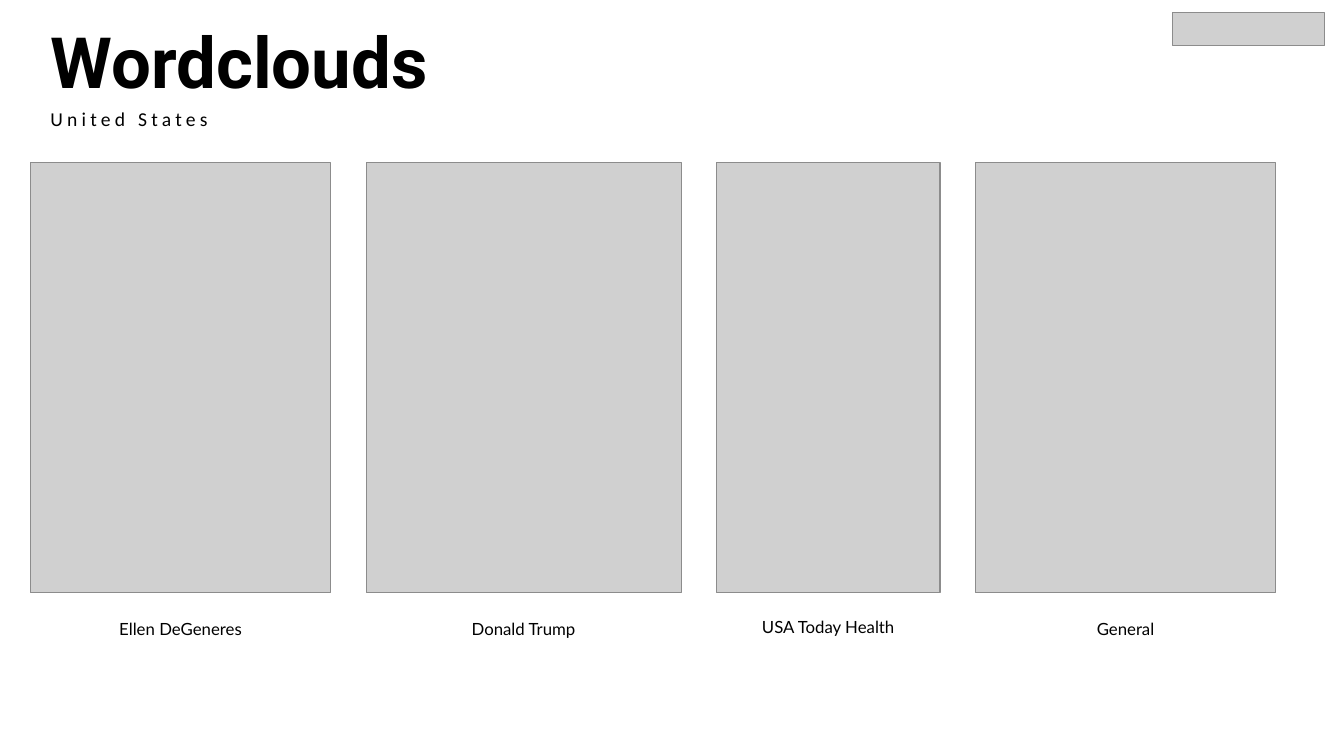
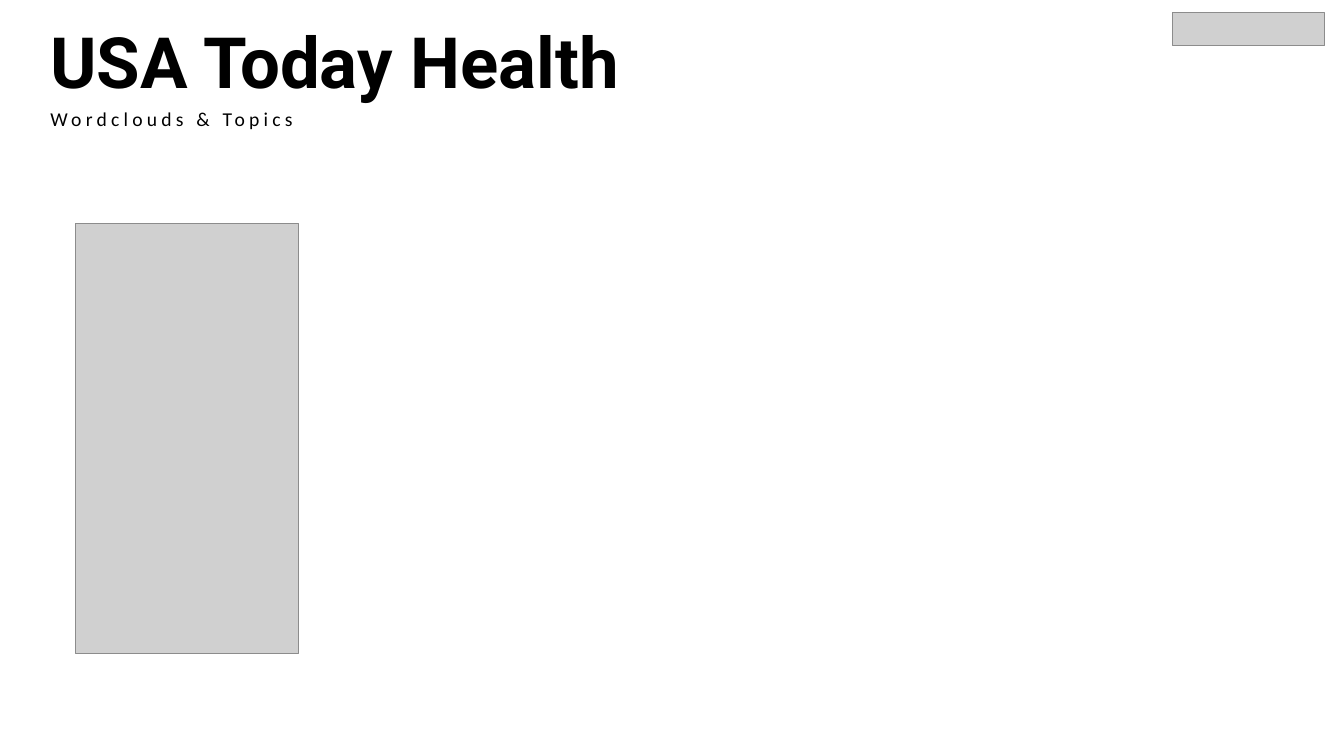
Before and after one commit to Franca97/Web_Data_and-_Digital_Analytics, a slide deck: slide 22 of Presentation.pptx (slide 19 before the commit). Drawn at 1344x756 pixels with LibreOffice and Linux fonts; fonts in the diff are those of the drawing; grey boxes stand for pictures. Boxes give left, top, right and bottom in pixels: in the first picture for what was removed or moved away, otherwise in the second. Text is boxed around its words. In the diff, an @@ line names an element or a change of style, - is before the commit and + after.

```diff
--- a/Presentation.pptx
+++ b/Presentation.pptx
@@ text at bbox=[50, 35, 618, 103]: text changed @@
-Wordclouds
+USA Today Health
@@ text at bbox=[50, 112, 207, 126]: text changed @@
-United States
+Wordclouds & Topics
@@ picture removed at bbox=[30, 163, 331, 594] @@
@@ picture removed at bbox=[366, 163, 682, 594] @@
@@ picture removed at bbox=[976, 163, 1276, 594] @@
@@ picture: place and size @@
-picture at bbox=[717, 163, 941, 594]
+picture at bbox=[76, 224, 299, 654]
@@ text removed at bbox=[119, 622, 242, 635] @@
-Ellen DeGeneres
@@ text removed at bbox=[472, 622, 576, 638] @@
-Donald Trump
@@ text removed at bbox=[762, 620, 894, 636] @@
-USA Today Health
@@ text removed at bbox=[1097, 622, 1154, 635] @@
-General
```
Also in this commit, not shown: 8 other slides changed, 6 slides added, 2 slides removed.
